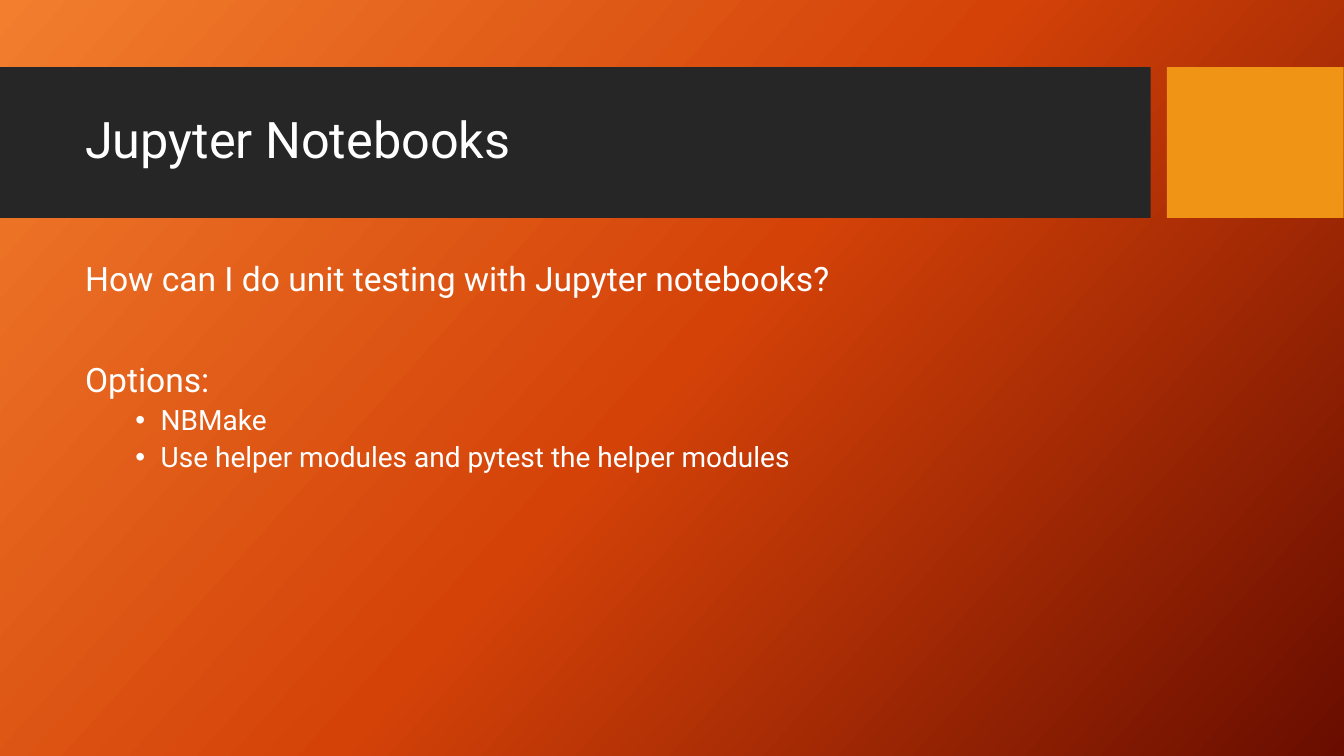
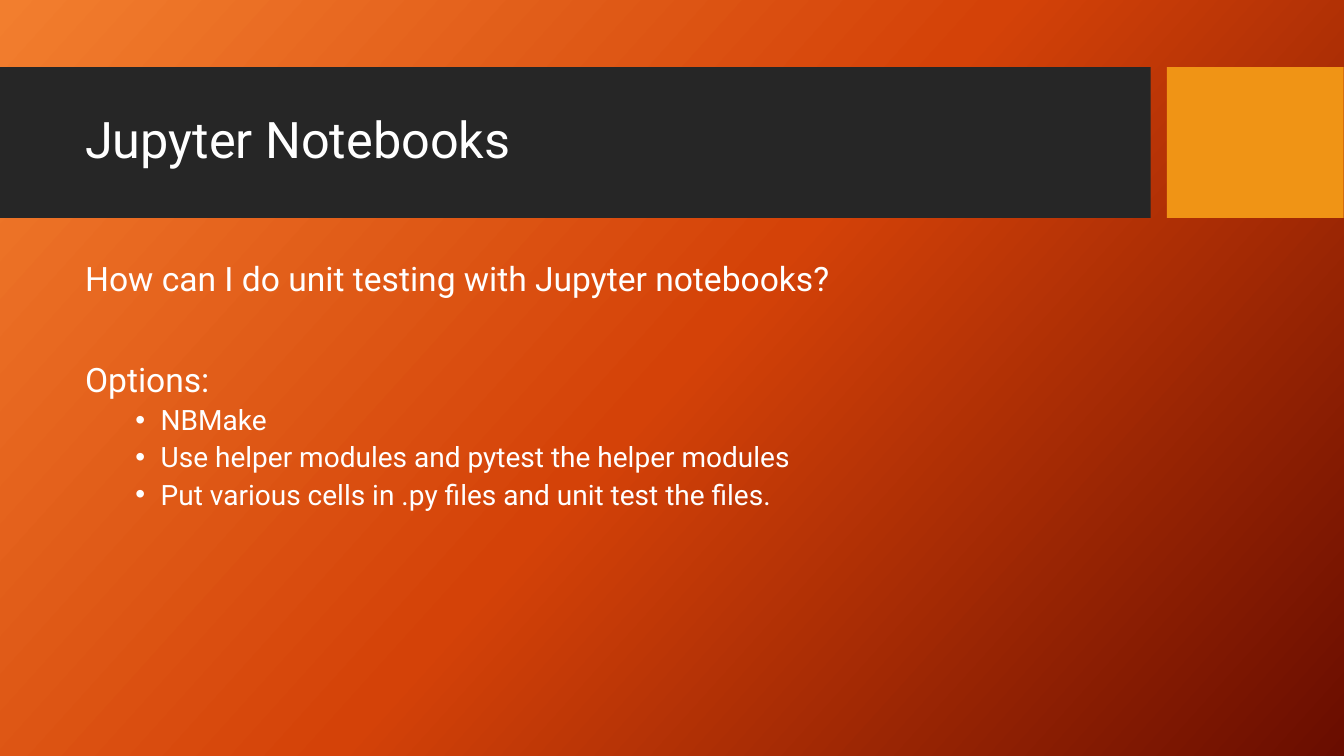
Before and after one commit to PrincetonUniversity/software_testing, a slide deck: slide 17 of UnitTestingSlides.pptx. Drawn at 1344x756 pixels with LibreOffice and Linux fonts; fonts in the diff are those of the drawing; background and template pictures are left out. Boxes give left, top, right and bottom in pixels: in the first picture for what was removed or moved away, otherwise in the second. Text is boxed around its words. In the diff, an @@ line names an element or a change of style, - is before the commit and + after.

```diff
--- a/UnitTestingSlides.pptx
+++ b/UnitTestingSlides.pptx
@@ text at (161, 483, 771, 511): paragraph added @@
+  • Put various cells in .py files and unit test the files.
```
Also in this commit, not shown: 4 other slides changed, 1 slide added.
